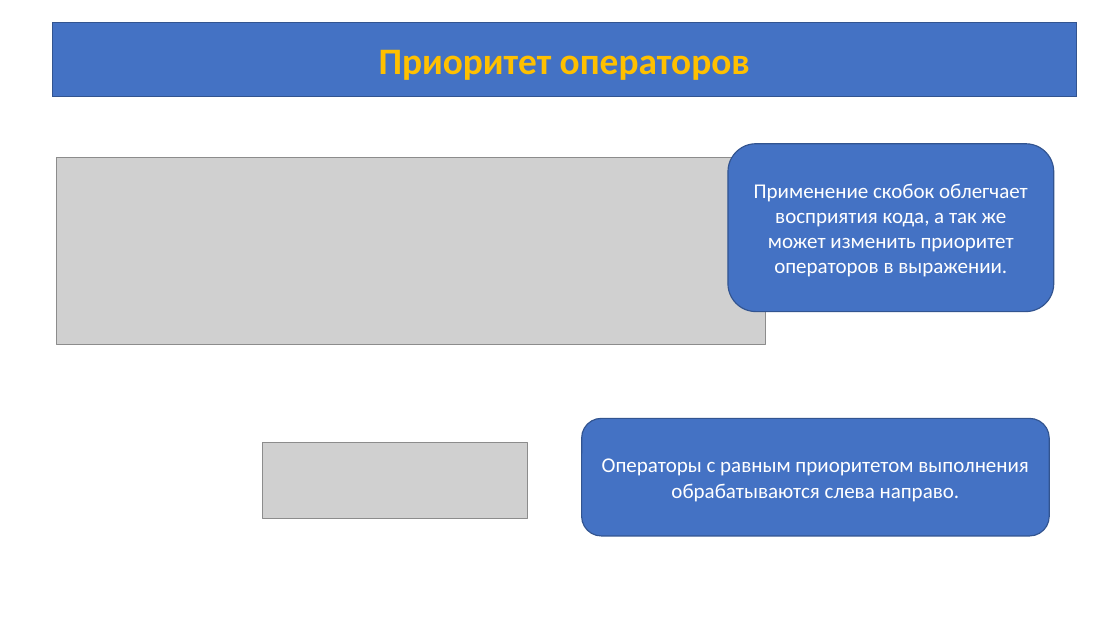
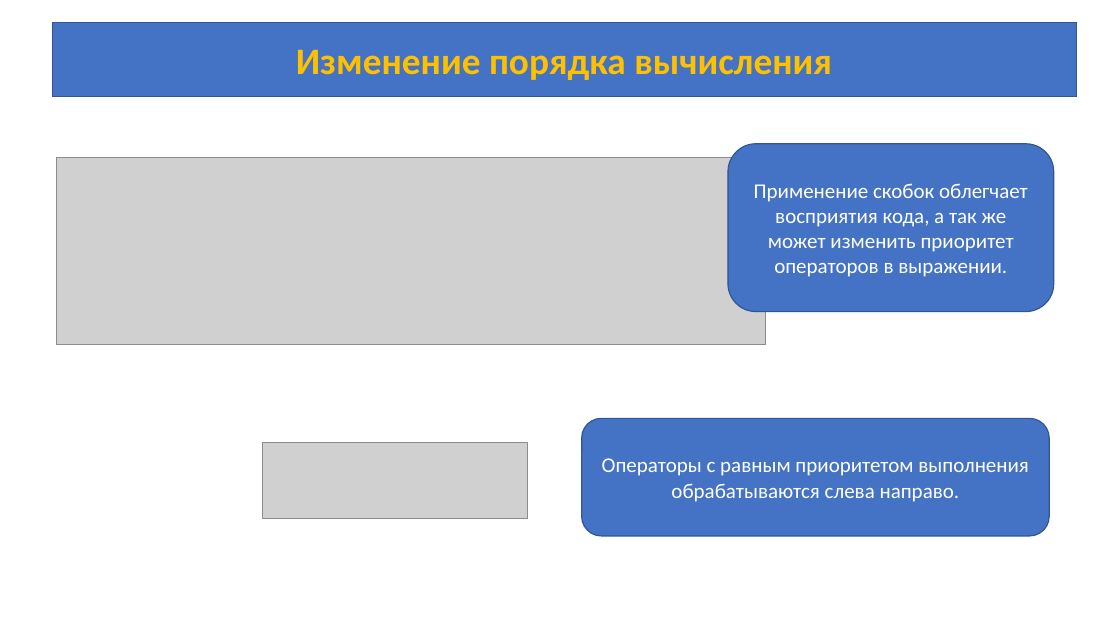
Before and after one commit to azamat7087/python-lessons, a slide deck: slide 11 of lesson 3/Lesson 3.pptx. Drawn at 1120x630 pixels with LibreOffice and Linux fonts; fonts in the diff are those of the drawing; grey boxes stand for pictures. Boxes give left, top, right and bottom in pixels: in the first picture for what was removed or moved away, otherwise in the second. Text is boxed around its words. In the diff, an @@ line names an element or a change of style, - is before the commit and + after.

Commit message:
Updated a presentation

```diff
--- a/lesson 3/Lesson 3.pptx
+++ b/lesson 3/Lesson 3.pptx
@@ text in rectangle at (296,49,832,80): text changed @@
-Приоритет операторов
+Изменение порядка вычисления
```
